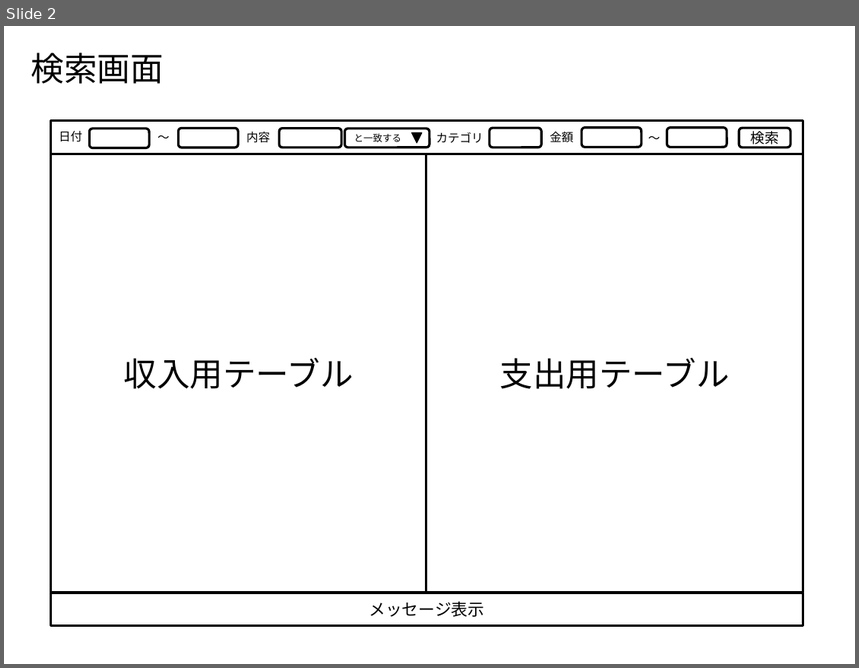
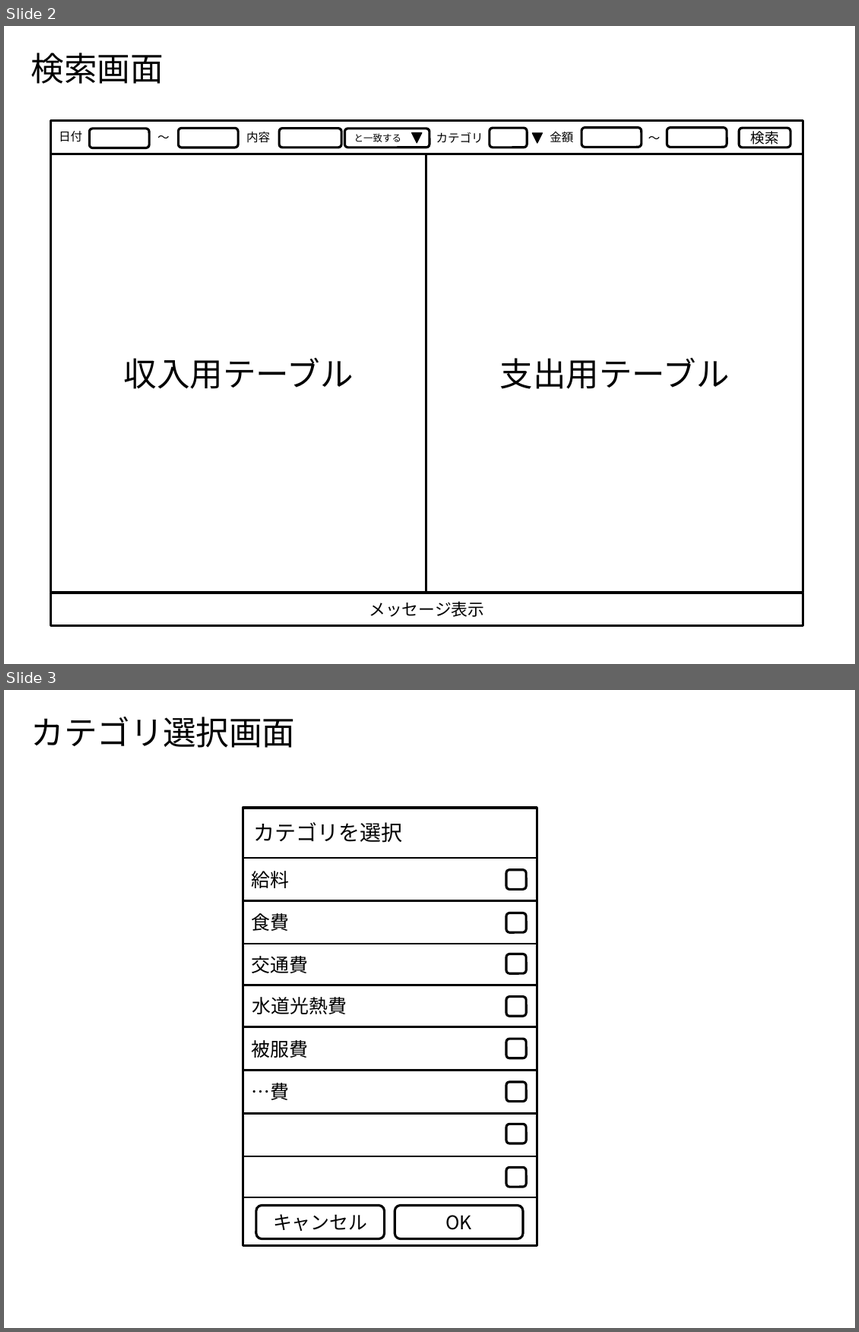
Before and after one commit to Leonis0813/chort, a slide deck: bin/zosma.pptx. Shown one above the other, each under a label of ours: slide 2 before the commit, slides 2 and 3 after it. The pictures are 859x668 and 859x1332 pixels, drawn with LibreOffice and Linux fonts; fonts in the diff are those of the drawing. Boxes give left, top, right and bottom in pixels: in the first picture for what was removed or moved away, otherwise in the second. Text is boxed around its words. In the diff, an @@ line names an element or a change of style, - is before the commit and + after.

```diff
--- a/bin/zosma.pptx
+++ b/bin/zosma.pptx
@@ slide 3 added at [4, 690, 855, 1328], background #FFFFFF @@
@@ text added at [31, 717, 296, 748], 28 pt, text #000000 @@
+カテゴリ選択画面
@@ group added at [243, 808, 538, 1246]: 10 rounded rectangles, 9 lines, 7 texts, 1 rectangle @@
+キャンセル
+OK
+カテゴリを選択
+給料
+食費
+交通費
+水道光熱費
+被服費
+…費
@@ slide 2 changed as well @@
@@ rounded rectangle: place and size @@
-rounded rectangle at [489, 128, 541, 148]
+rounded rectangle at [489, 128, 527, 148]
@@ triangle added at [533, 133, 543, 144], fill #000000, outline #000000 0.75 pt @@
```
Also in this commit, not shown: 1 other slide changed, 6 other files.
